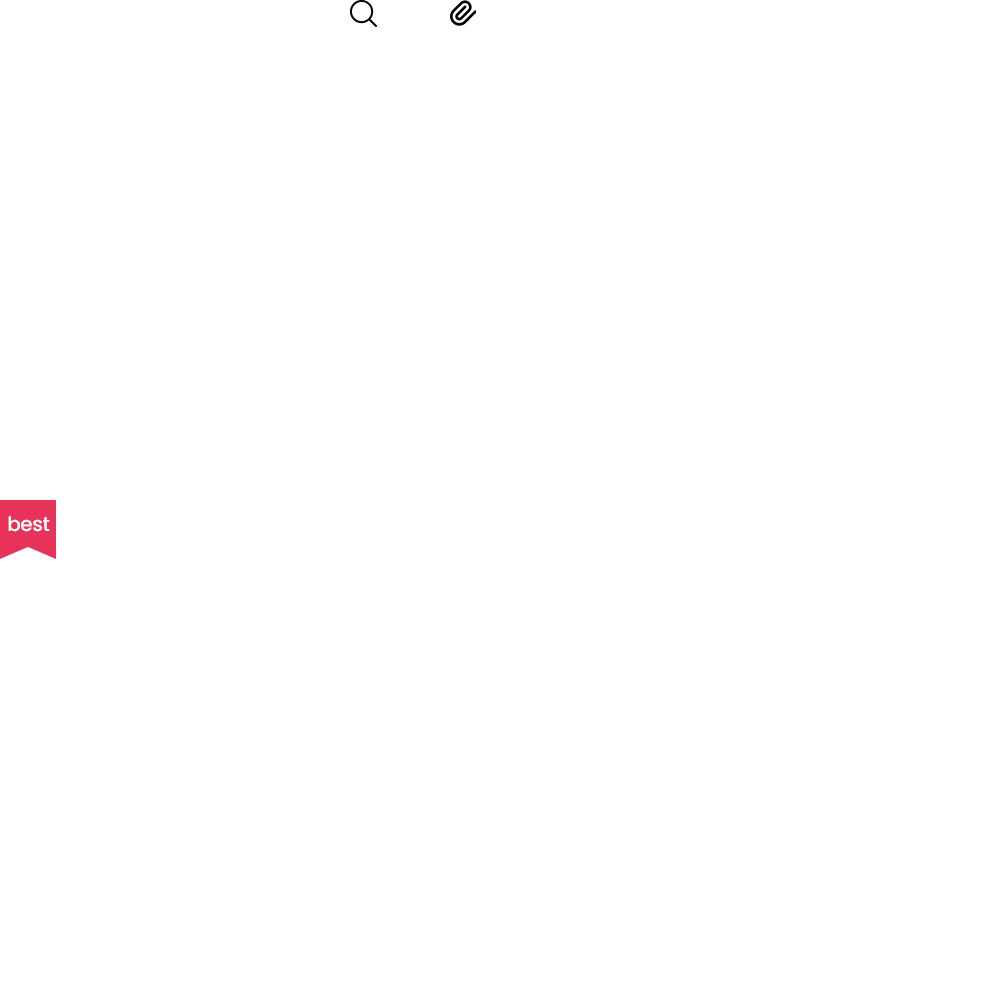
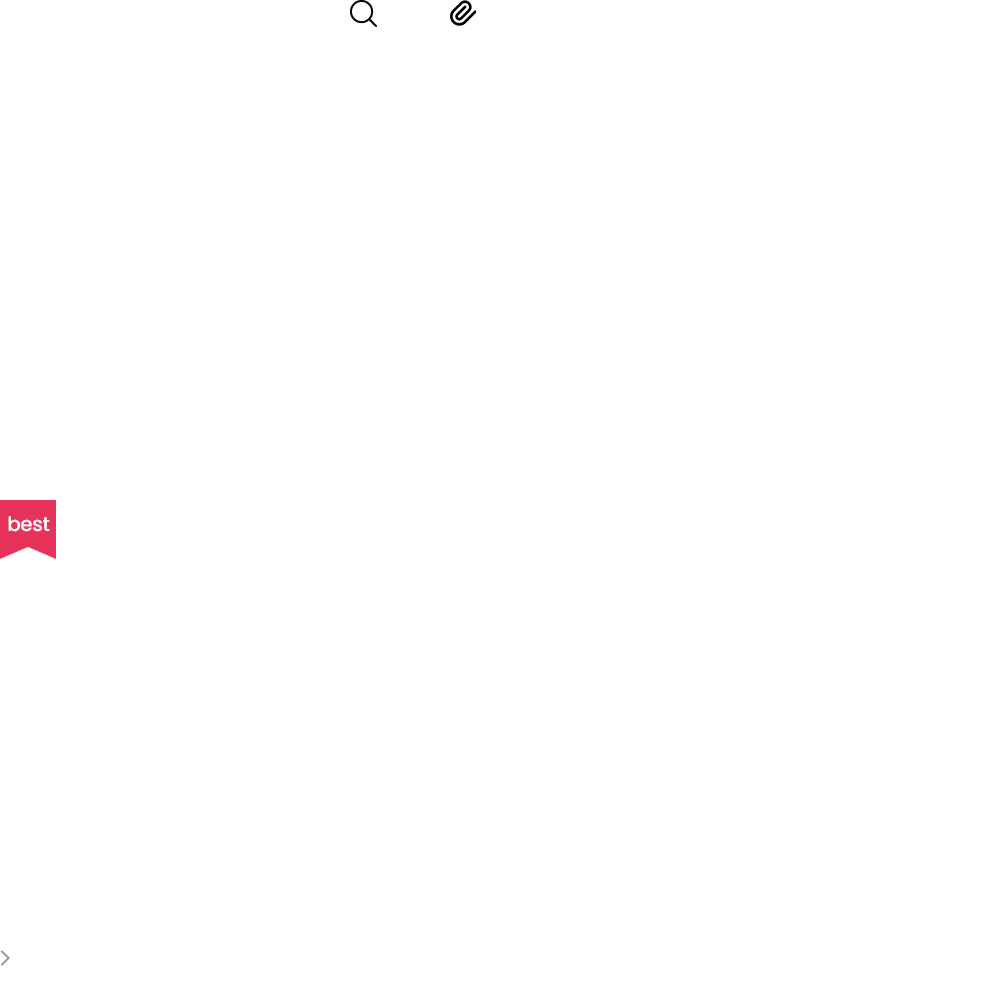
Layered file, before and after one edit (w=1000, h=1000). Changes by layer:
added group "Only Mobile" with 1 layers above "Big" over [0, 950, 10, 966]
added layer "레이어 5" in group "Only Mobile" over [0, 950, 10, 966]
